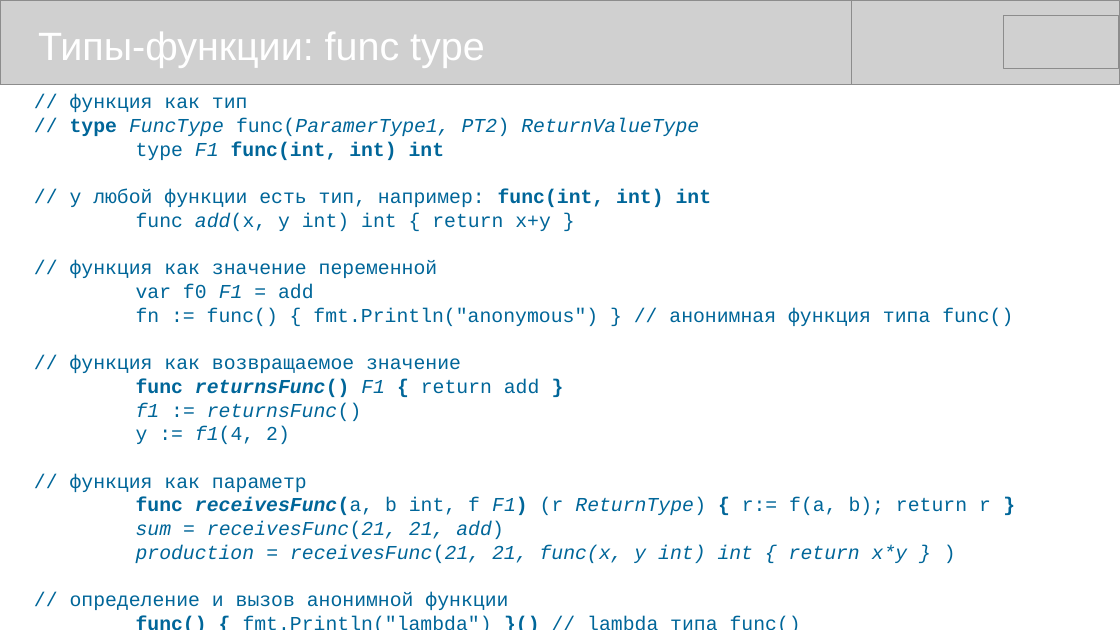
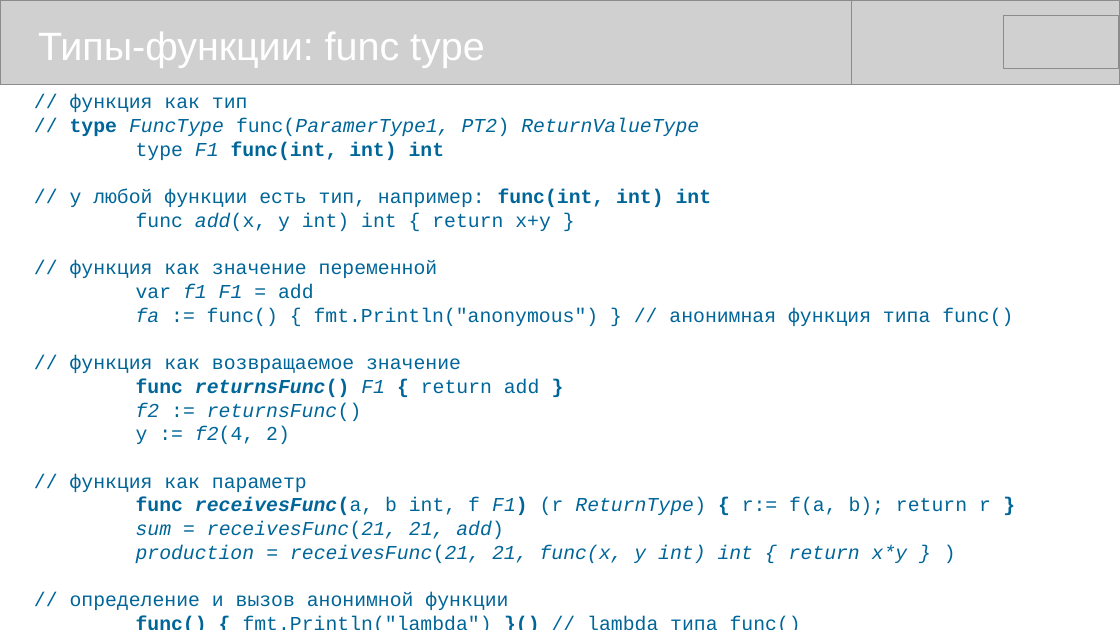
Before and after one commit to mike-shock/Go_language, a slide deck: slide 22 of Go_Preview.odp (slide 24 before the commit). Drawn at 1120x630 pixels with LibreOffice and Linux fonts; fonts in the diff are those of the drawing; grey boxes stand for pictures. Boxes give left, top, right and bottom in pixels: in the first picture for what was removed or moved away, otherwise in the second. Text is boxed around its words. In the diff, an @@ line names an element or a change of style, - is before the commit and + after.

```diff
--- a/Go_Preview.odp
+++ b/Go_Preview.odp
@@ text at box(136, 284, 1013, 326): text changed @@
-var f0 F1 = add
-fn := func() { fmt.Println("anonymous") } // анонимная функция типа func()
+var f1 F1 = add
+fa := func() { fmt.Println("anonymous") } // анонимная функция типа func()
@@ text at box(136, 403, 362, 444): text changed @@
-f1 := returnsFunc()
-y := f1(4, 2)
+f2 := returnsFunc()
+y := f2(4, 2)
```
Also in this commit, not shown: 10 other slides changed, 5 slides removed, 1 other file.
